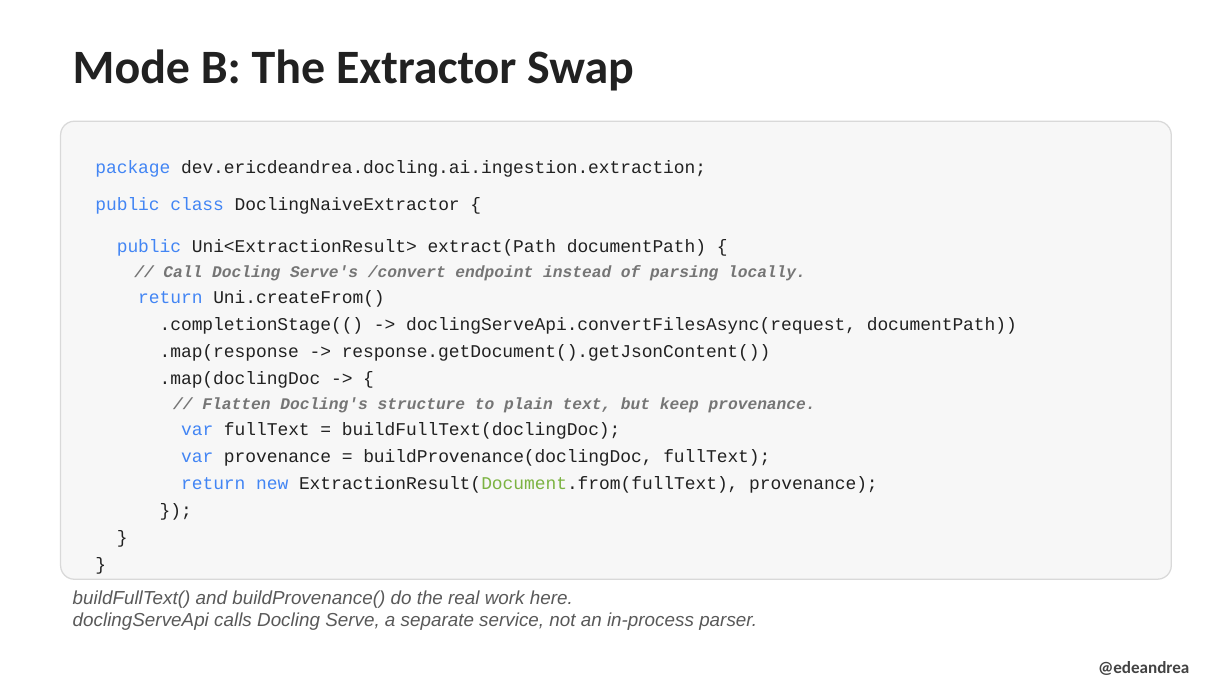
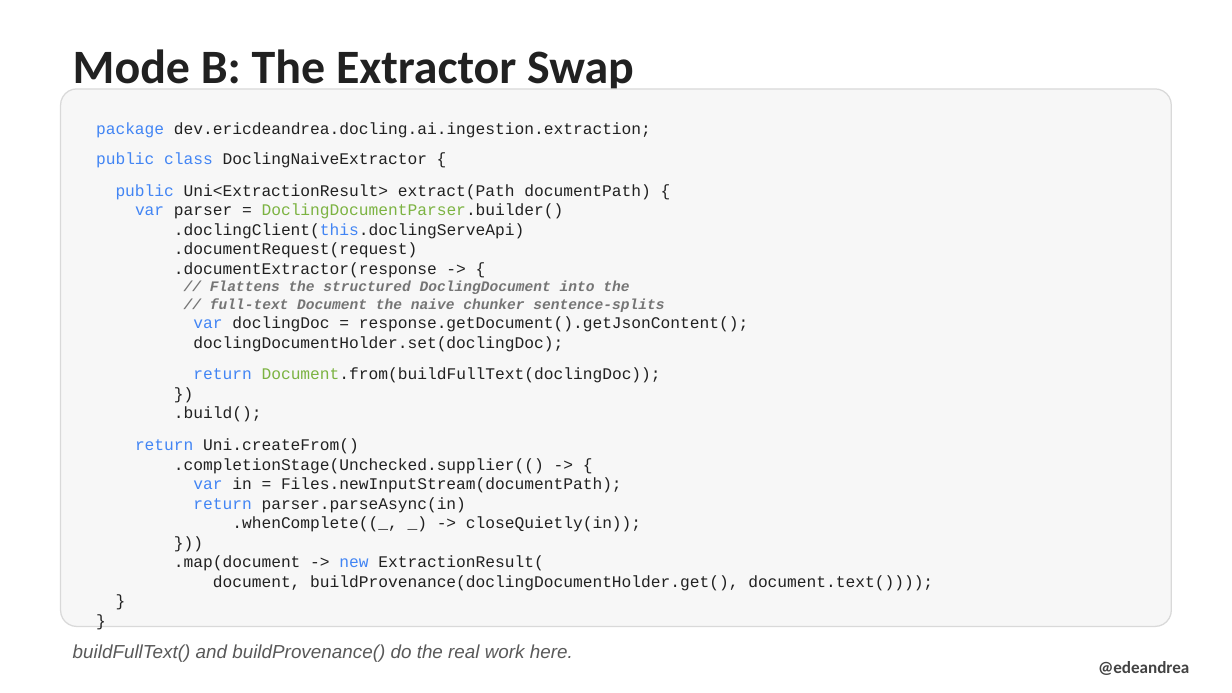
Before and after one commit to edeandrea/garbage-in-insight-out, a slide deck: slide 26 of docs/garbage-in-insight-out.pptx. Drawn at 1232x693 pixels with LibreOffice and Linux fonts; fonts in the diff are those of the drawing; background and template pictures are left out. Boxes give left, top, right and bottom in pixels: in the first picture for what was removed or moved away, otherwise in the second. Text is boxed around its words. In the diff, an @@ line names an element or a change of style, - is before the commit and + after.

```diff
--- a/docs/garbage-in-insight-out.pptx
+++ b/docs/garbage-in-insight-out.pptx
@@ rounded rectangle "package dev.ericdeandrea.docling.ai.ingestion.extraction;": place and size @@
-rounded rectangle "package dev.ericdeandrea.docling.ai.ingestion.extraction;" at [60,121,1172,579]
+rounded rectangle "package dev.ericdeandrea.docling.ai.ingestion.extraction;" at [60,89,1172,626]
@@ text in rounded rectangle at [96,122,651,454]: size 10.5 to 9.5 pt in "package dev.ericdeandrea.docling.ai.ingestion.extraction;", "public class DoclingNaiveExtractor {", "public Uni<ExtractionResult> extract(Path documentPath) {", "return Uni.createFrom()" and 2 more places; line spacing 1.25 to 1 @@
@@ text in rounded rectangle at [135,203,748,422]: text changed; text colour #757575 to #212121; bold off; italic off @@
-// Call Docling Serve's /convert endpoint instead of parsing locally.
+var parser = DoclingDocumentParser.builder()
+.doclingClient(this.doclingServeApi)
+.documentRequest(request)
+.documentExtractor(response -> {
+// Flattens the structured DoclingDocument into the
+// full-text Document the naive chunker sentence-splits
+var doclingDoc = response.getDocument().getJsonContent();
+doclingDocumentHolder.set(doclingDoc);
+return Document.from(buildFullText(doclingDoc));
+})
+.build();
@@ text in rounded rectangle at [174,458,933,591]: text changed; size 10.5 to 9.5 pt @@
-.completionStage(() -> doclingServeApi.convertFilesAsync(request, documentPath))
-.map(response -> response.getDocument().getJsonContent())
-.map(doclingDoc -> {
-// Flatten Docling's structure to plain text, but keep provenance.
-var fullText = buildFullText(doclingDoc);
-var provenance = buildProvenance(doclingDoc, fullText);
-return new ExtractionResult(Document.from(fullText), provenance);
-});
+.completionStage(Unchecked.supplier(() -> {
+var in = Files.newInputStream(documentPath);
+return parser.parseAsync(in)
+.whenComplete((_, _) -> closeQuietly(in));
+}))
+.map(document -> new ExtractionResult(
+document, buildProvenance(doclingDocumentHolder.get(), document.text())));
@@ text at [73,612,757,630]: paragraph removed @@
-doclingServeApi calls Docling Serve, a separate service, not an in-process parser.
@@ text "buildFullText() and buildProvenance() do the ...": place and size @@
-text "buildFullText() and buildProvenance() do the ..." at [73,590,757,630]
+text "buildFullText() and buildProvenance() do the ..." at [73,644,573,662]
```
Also in this commit, not shown: 2 other files.
